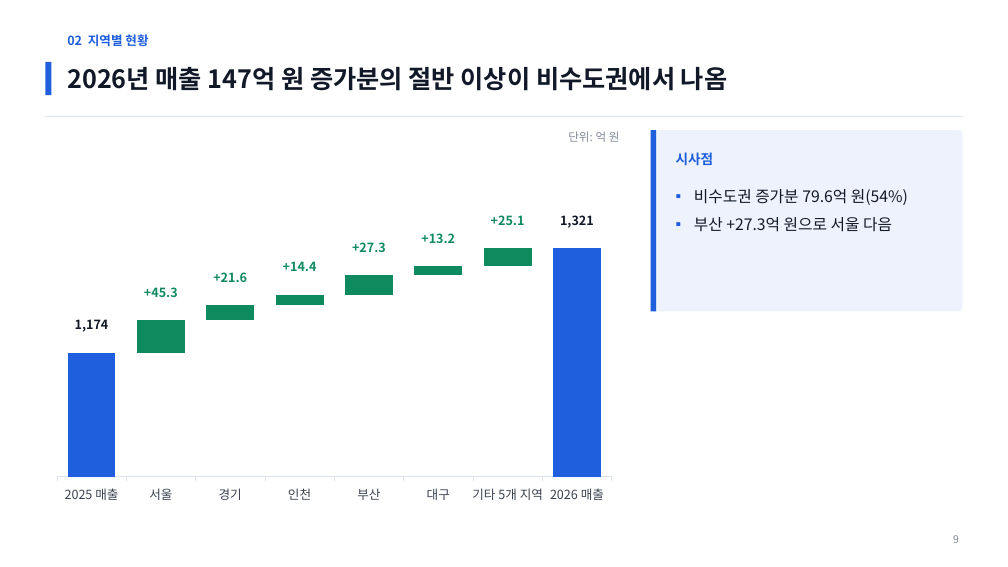
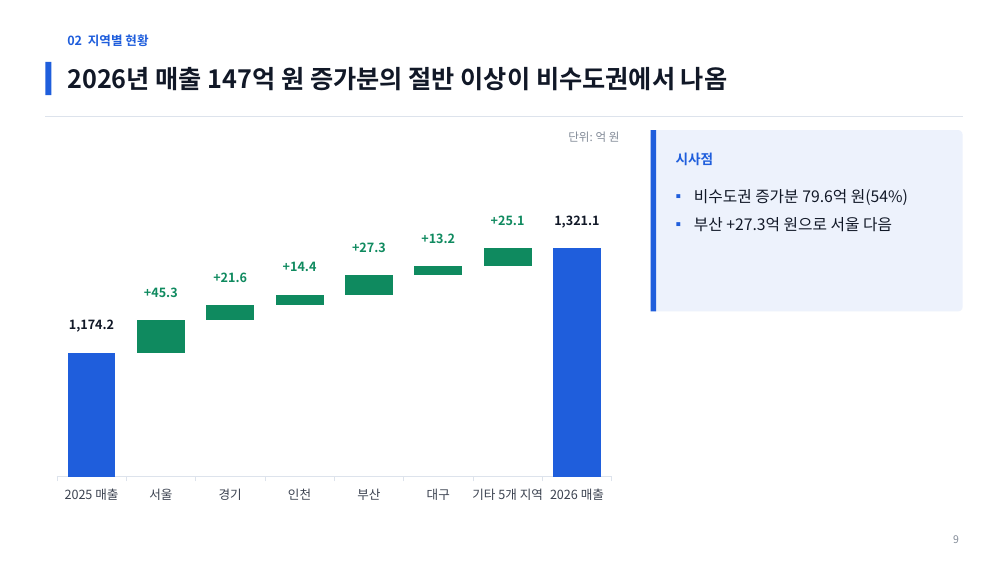
Before and after one commit to coindesktop/Awesome-PPT-SKILL, a slide deck: slide 9 of examples/sales-report/deck.pptx. Drawn at 1008x567 pixels with LibreOffice and Linux fonts; fonts in the diff are those of the drawing. Boxes give left, top, right and bottom in pixels: in the first picture for what was removed or moved away, otherwise in the second. Text is boxed around its words. In the diff, an @@ line names an element or a change of style, - is before the commit and + after.

```diff
--- a/examples/sales-report/deck.pptx
+++ b/examples/sales-report/deck.pptx
@@ column stacked chart at (45,149,623,510) @@
@@ data labels of Series 5 added @@
```
Also in this commit, not shown: 26 other files.
